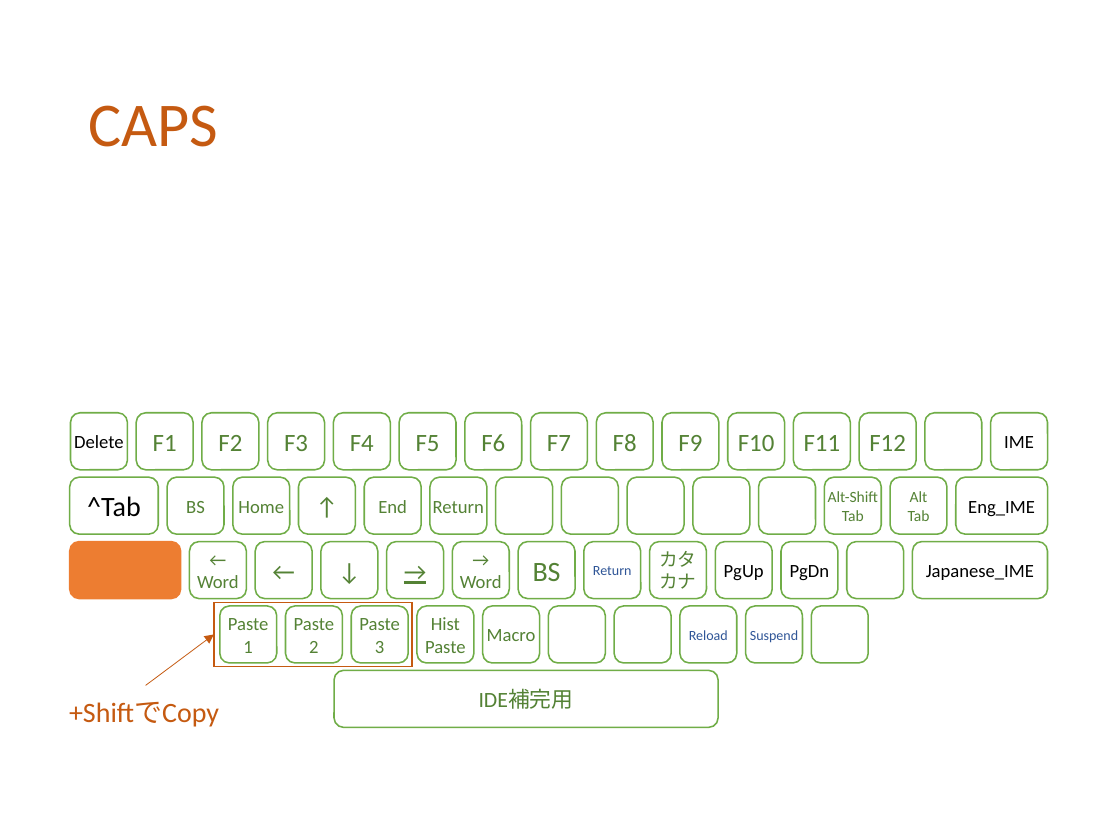
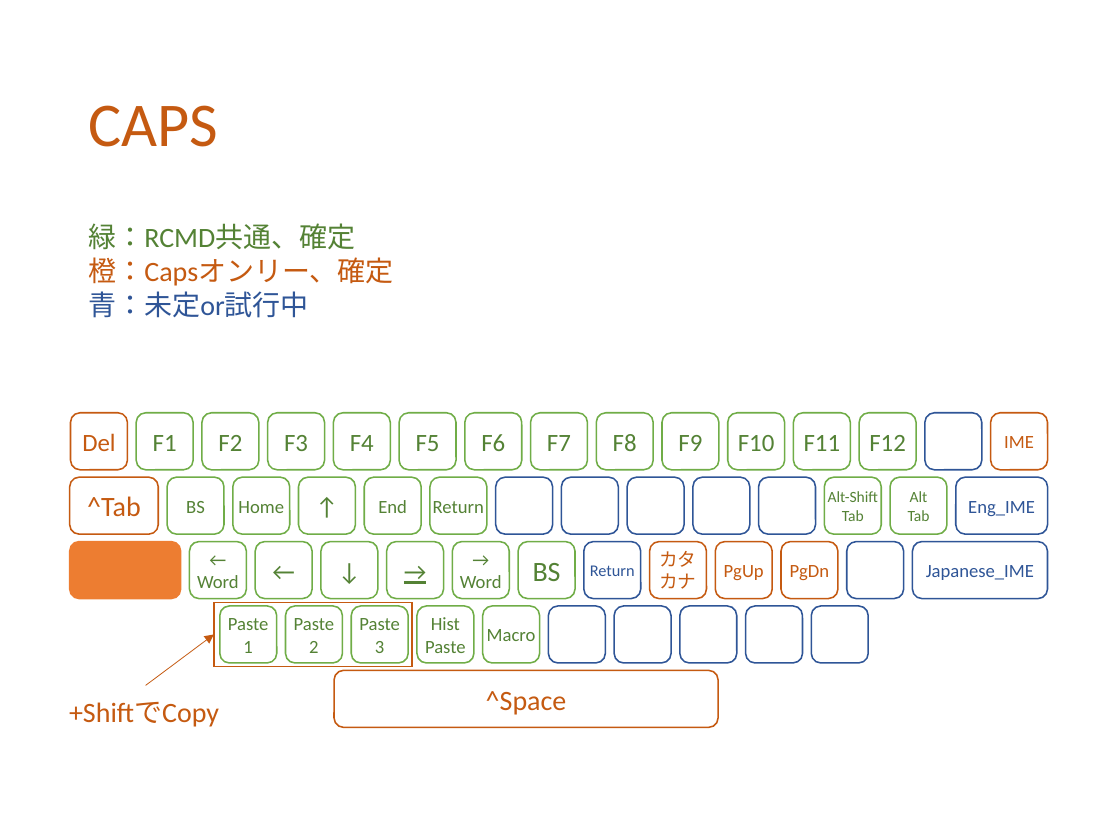
Before and after one commit to ittooo66/myAHK, a slide deck: slide 4 of MANUAL.pptx. Drawn at 1120x840 pixels with LibreOffice and Linux fonts; fonts in the diff are those of the drawing. Boxes give left, top, right and bottom in pixels: in the first picture for what was removed or moved away, otherwise in the second. Text is boxed around its words. In the diff, an @@ line names an element or a change of style, - is before the commit and + after.

```diff
--- a/MANUAL.pptx
+++ b/MANUAL.pptx
@@ text added at (88, 223, 394, 318), 18 pt, text #C55A11 @@
+緑：RCMD共通、確定
+橙：Capsオンリー、確定
+青：未定or試行中
@@ rounded rectangle "Del" at (71, 413, 128, 470): outline #70AD47 1 pt to #C55A11 1 pt @@
@@ text in rounded rectangle at (82, 433, 115, 451): text changed; size 12 to 16 pt; text colour #000000 to #C55A11 @@
-Delete
+Del
@@ rounded rectangle "Eng_IME" at (955, 477, 1047, 534): text colour #000000 to #2F5597; outline #70AD47 1 pt to #2F5597 1 pt @@
@@ rounded rectangle "Return" at (584, 542, 641, 599): size 9 to 10.5 pt; fill #FFFFFF to none; outline #70AD47 1 pt to #2F5597 1 pt @@
@@ rounded rectangle "カタ" at (650, 542, 707, 599): text colour #548235 to #C55A11; outline #70AD47 1 pt to #C55A11 1 pt @@
@@ text colour #000000 to #C55A11; outline #70AD47 1 pt to #C55A11 1 pt in 4 elements at (990, 413, 1047, 470), (69, 477, 158, 534), (716, 542, 773, 599), (781, 542, 838, 599) @@
@@ rounded rectangle "Japanese_IME" at (913, 542, 1048, 599): text colour #000000 to #2F5597; outline #70AD47 1 pt to #2F5597 1 pt @@
@@ rounded rectangle at (680, 606, 737, 663): fill #FFFFFF to none; outline #70AD47 1 pt to #2F5597 1 pt @@
@@ rounded rectangle at (746, 606, 803, 663): fill #FFFFFF to none; outline #70AD47 1 pt to #2F5597 1 pt @@
@@ outline #70AD47 1 pt to #2F5597 1 pt in 10 elements at (925, 413, 982, 470), (496, 477, 553, 534), (561, 477, 618, 534), (627, 477, 684, 534), (693, 477, 750, 534), (758, 477, 815, 534), (847, 542, 904, 599), (549, 606, 606, 663), (614, 606, 671, 663), (811, 606, 868, 663) @@
@@ text in rounded rectangle at (689, 630, 728, 640): text removed @@
-Reload
@@ text in rounded rectangle at (750, 630, 798, 643): text removed @@
-Suspend
@@ rounded rectangle "^Space" at (334, 671, 718, 728): outline #70AD47 1 pt to #C55A11 1 pt @@
@@ text in rounded rectangle at (486, 691, 567, 715): text changed; size 14 to 18 pt; text colour #548235 to #C55A11 @@
-IDE補完用
+^Space
```
Also in this commit, not shown: 5 other slides changed.
